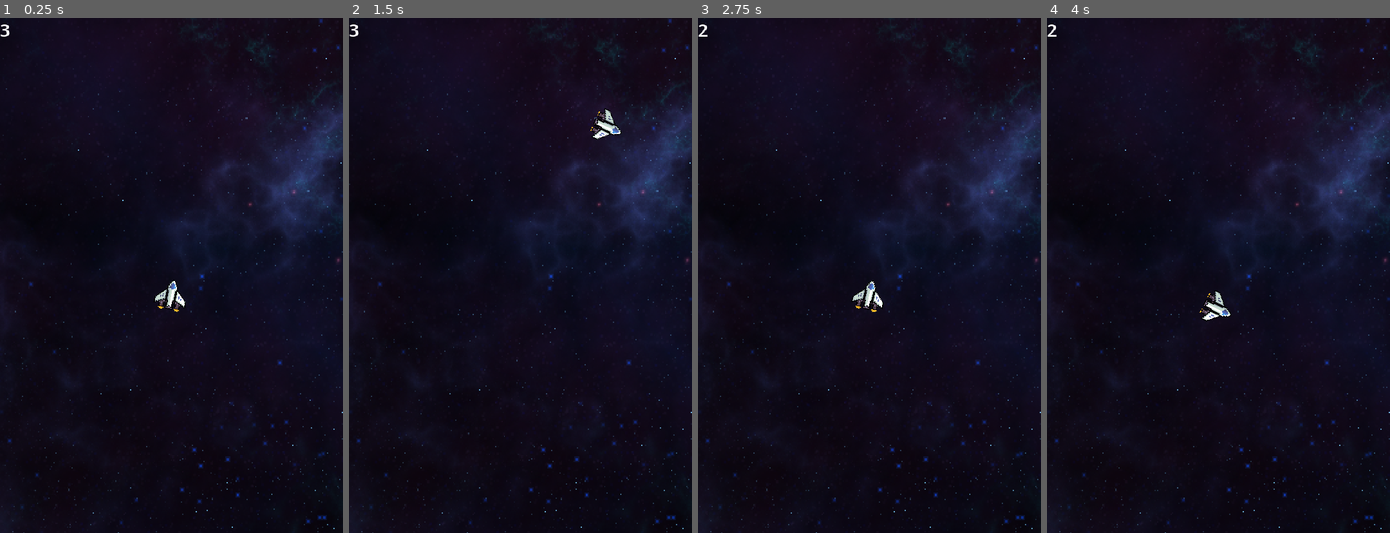
Above: before the commit, frames 1-4 (left to right).
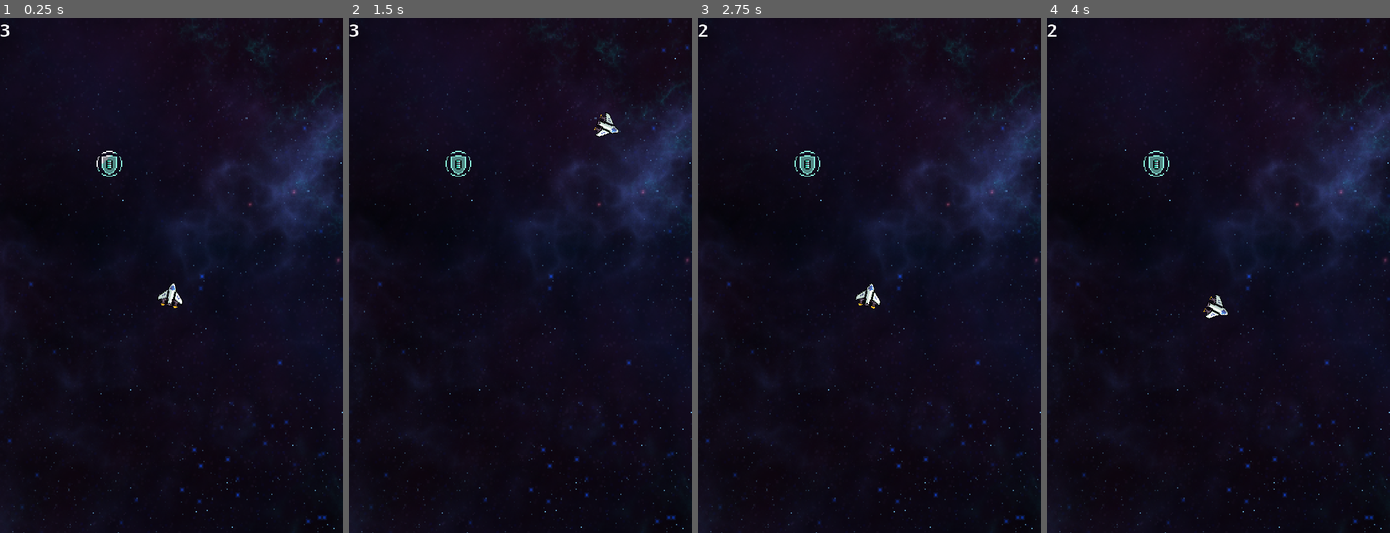
Above: after the commit, the same moments.

Repository: Alxlol/NeonSurge2
Game: Godot game, scene res://Levels/World.tscn
Same seed, same stepped clock (60 frames per second), same inputs: the game is played once before the commit and once after it.
Inputs (mouse positions are in pixels of both pictures, inside the frame that each line leads up to):
- Up to frame 1 (0.25 s): no input
- Up to frame 2 (1.5 s): move the mouse to (595, 249) at 0.52 s; hold Space (Thrust) 0.53-1.25 s; tap Ctrl (Rotate) at 0.6 s; click (595, 249) at 0.67 s; drag from (451, 301) to (503, 378) at 1.27 s
- Up to frame 3 (2.75 s): move the mouse to (903, 162) at 2.02 s; hold Space (Thrust) from 2.03 s (still down); tap Ctrl (Rotate) at 2.1 s
- Up to frame 4 (4 s): release Space (Thrust) at 2.75 s; drag from (1201, 378) to (1115, 198) at 2.77 s; move the mouse to (1321, 352) at 3.52 s; tap Ctrl (Rotate) at 3.6 s

The runs differ from the first frame. In frame 1, 0.4% of the frame differs, in the area x 28-55%, y 25-58%; in frame 2, 0.4%; in frame 3, 0.4%; in frame 4, 0.4%.

Commit message:
latest changes

Diff:
--- a/Actors/Characters/Player/Player.tscn
+++ b/Actors/Characters/Player/Player.tscn
@@ -86,15 +86,16 @@
 
 [node name="Ship" type="Sprite2D" parent="."]
 z_index = 4
+scale = Vector2(0.8, 0.8)
 texture = ExtResource("1_02n0t")
 
-[node name="Sprite2D" type="Sprite2D" parent="Ship"]
+[node name="Engine" type="Sprite2D" parent="Ship"]
 z_index = 3
 z_as_relative = false
 position = Vector2(0, 3.75)
 texture = ExtResource("3_cirla")
 
-[node name="ThrustAnimation" type="AnimatedSprite2D" parent="Ship/Sprite2D"]
+[node name="ThrustAnimation" type="AnimatedSprite2D" parent="Ship/Engine"]
 position = Vector2(0, -1.25)
 sprite_frames = SubResource("SpriteFrames_tvi2c")
 animation = &"Idle"
@@ -112,11 +113,11 @@
 script = ExtResource("4_8e0w5")
 sprite = NodePath("../Ship")
 physics_body = NodePath("..")
-thrust_animation = NodePath("../Ship/Sprite2D/ThrustAnimation")
+thrust_animation = NodePath("../Ship/Engine/ThrustAnimation")
 
 [node name="VisibleOnScreenNotifier2D" type="VisibleOnScreenNotifier2D" parent="."]
 position = Vector2(-2.08616e-07, 0.500001)
 scale = Vector2(1.5, 1.45)
 
-[connection signal="animation_finished" from="Ship/Sprite2D/ThrustAnimation" to="ThrustComponent" method="_on_thrust_animation_animation_finished"]
+[connection signal="animation_finished" from="Ship/Engine/ThrustAnimation" to="ThrustComponent" method="_on_thrust_animation_animation_finished"]
 [connection signal="screen_exited" from="VisibleOnScreenNotifier2D" to="." method="_on_visible_on_screen_notifier_2d_screen_exited"]
--- a/Actors/Pickup.gd
+++ b/Actors/Pickup.gd
@@ -2,7 +2,7 @@
 
 func _on_body_entered(body):
 
-	if body.name == "player":
+	if body.name == "Player":
 		var tween = get_tree().create_tween()
 		var tween2 = get_tree().create_tween()
 
--- a/Actors/Pickup.tscn
+++ b/Actors/Pickup.tscn
@@ -4,6 +4,57 @@
 [ext_resource type="Texture2D" uid="uid://bbphl2pdoe87c" path="res://Art/Pickups/Shield Generators/Pickup Icon - Shield Generator - All around shield.png" id="2_5epau"]
 
 [sub_resource type="RectangleShape2D" id="RectangleShape2D_lwriv"]
+
+[sub_resource type="Animation" id="Animation_r1wwu"]
+length = 0.001
+tracks/0/type = "value"
+tracks/0/imported = false
+tracks/0/enabled = true
+tracks/0/path = NodePath("Sprite2D:texture")
+tracks/0/interp = 1
+tracks/0/loop_wrap = true
+tracks/0/keys = {
+"times": PackedFloat32Array(0),
+"transitions": PackedFloat32Array(1),
+"update": 1,
+"values": [ExtResource("2_5epau")]
+}
+tracks/1/type = "value"
+tracks/1/imported = false
+tracks/1/enabled = true
+tracks/1/path = NodePath("Sprite2D:hframes")
+tracks/1/interp = 1
+tracks/1/loop_wrap = true
+tracks/1/keys = {
+"times": PackedFloat32Array(0),
+"transitions": PackedFloat32Array(1),
+"update": 1,
+"values": [15]
+}
+tracks/2/type = "value"
+tracks/2/imported = false
+tracks/2/enabled = true
+tracks/2/path = NodePath("Sprite2D:vframes")
+tracks/2/interp = 1
+tracks/2/loop_wrap = true
+tracks/2/keys = {
+"times": PackedFloat32Array(0),
+"transitions": PackedFloat32Array(1),
+"update": 1,
+"values": [1]
+}
+tracks/3/type = "value"
+tracks/3/imported = false
+tracks/3/enabled = true
+tracks/3/path = NodePath("Sprite2D:frame")
+tracks/3/interp = 1
+tracks/3/loop_wrap = true
+tracks/3/keys = {
+"times": PackedFloat32Array(0),
+"transitions": PackedFloat32Array(1),
+"update": 1,
+"values": [0]
+}
 
 [sub_resource type="Animation" id="Animation_am5s5"]
 resource_name = "idle"
@@ -56,57 +107,6 @@
 "values": [0, 1, 2, 3, 4, 5, 6, 7, 8, 9, 14]
 }
 
-[sub_resource type="Animation" id="Animation_r1wwu"]
-length = 0.001
-tracks/0/type = "value"
-tracks/0/imported = false
-tracks/0/enabled = true
-tracks/0/path = NodePath("Sprite2D:texture")
-tracks/0/interp = 1
-tracks/0/loop_wrap = true
-tracks/0/keys = {
-"times": PackedFloat32Array(0),
-"transitions": PackedFloat32Array(1),
-"update": 1,
-"values": [ExtResource("2_5epau")]
-}
-tracks/1/type = "value"
-tracks/1/imported = false
-tracks/1/enabled = true
-tracks/1/path = NodePath("Sprite2D:hframes")
-tracks/1/interp = 1
-tracks/1/loop_wrap = true
-tracks/1/keys = {
-"times": PackedFloat32Array(0),
-"transitions": PackedFloat32Array(1),
-"update": 1,
-"values": [15]
-}
-tracks/2/type = "value"
-tracks/2/imported = false
-tracks/2/enabled = true
-tracks/2/path = NodePath("Sprite2D:vframes")
-tracks/2/interp = 1
-tracks/2/loop_wrap = true
-tracks/2/keys = {
-"times": PackedFloat32Array(0),
-"transitions": PackedFloat32Array(1),
-"update": 1,
-"values": [1]
-}
-tracks/3/type = "value"
-tracks/3/imported = false
-tracks/3/enabled = true
-tracks/3/path = NodePath("Sprite2D:frame")
-tracks/3/interp = 1
-tracks/3/loop_wrap = true
-tracks/3/keys = {
-"times": PackedFloat32Array(0),
-"transitions": PackedFloat32Array(1),
-"update": 1,
-"values": [0]
-}
-
 [sub_resource type="AnimationLibrary" id="AnimationLibrary_bp1yd"]
 _data = {
 "RESET": SubResource("Animation_r1wwu"),
@@ -121,7 +121,6 @@
 shape = SubResource("RectangleShape2D_lwriv")
 
 [node name="Sprite2D" type="Sprite2D" parent="."]
-scale = Vector2(2, 2)
 texture = ExtResource("2_5epau")
 hframes = 15
 
--- a/Levels/World.tscn
+++ b/Levels/World.tscn
@@ -1,8 +1,9 @@
-[gd_scene load_steps=4 format=3 uid="uid://cxcsf8cg45ri1"]
+[gd_scene load_steps=5 format=3 uid="uid://cxcsf8cg45ri1"]
 
 [ext_resource type="Texture2D" uid="uid://kbrla5nieg6n" path="res://Art/Backgrounds/Blue_Nebula_01-1024x1024.png" id="1_yec5f"]
 [ext_resource type="PackedScene" uid="uid://dyjasjxoi31kg" path="res://Actors/Characters/Player/Player.tscn" id="2_yugho"]
 [ext_resource type="PackedScene" uid="uid://kghdlox5n662" path="res://UI/UserInterface.tscn" id="3_xjwvt"]
+[ext_resource type="PackedScene" uid="uid://b4ei166lw6h6v" path="res://Actors/Pickup.tscn" id="4_8gvn6"]
 
 [node name="Main" type="Node"]
 metadata/_edit_horizontal_guides_ = [37.0]
@@ -23,3 +24,6 @@
 position = Vector2(160, 256)
 
 [node name="UserInterface" parent="." instance=ExtResource("3_xjwvt")]
+
+[node name="Area2D" parent="." instance=ExtResource("4_8gvn6")]
+position = Vector2(102, 136)
--- a/UI/UserInterface.gd
+++ b/UI/UserInterface.gd
@@ -1,5 +1,4 @@
 extends Control
-
 @onready var health = $Health
 
 func _ready():
Renamed: addons/script-tabs/plugin.cfg -> Addons/script-tabs/plugin.cfg
Renamed: addons/script-tabs/plugin.gd -> Addons/script-tabs/plugin.gd
Not shown, added: Addons/script-tabs/LICENSE
